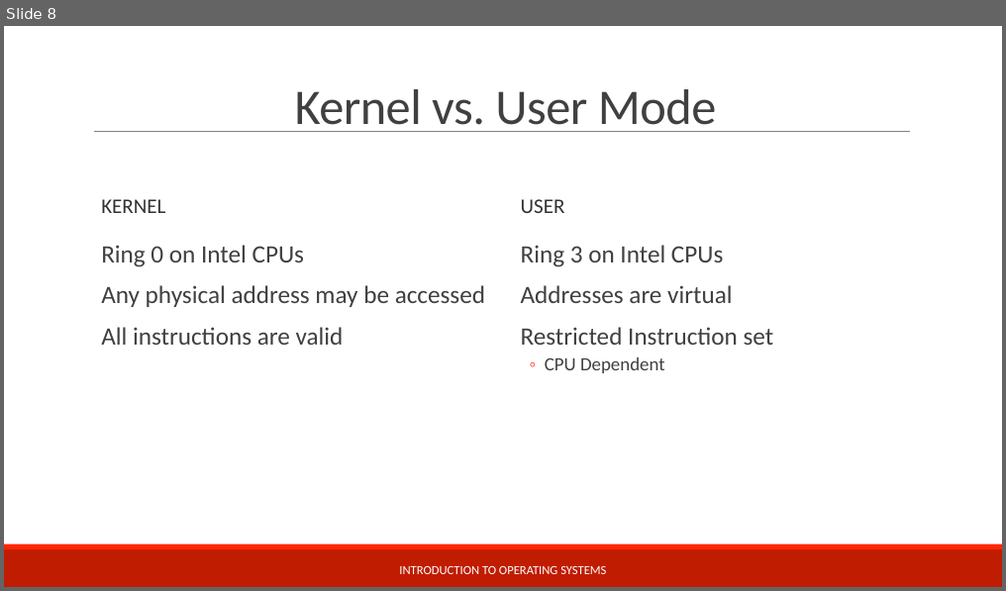
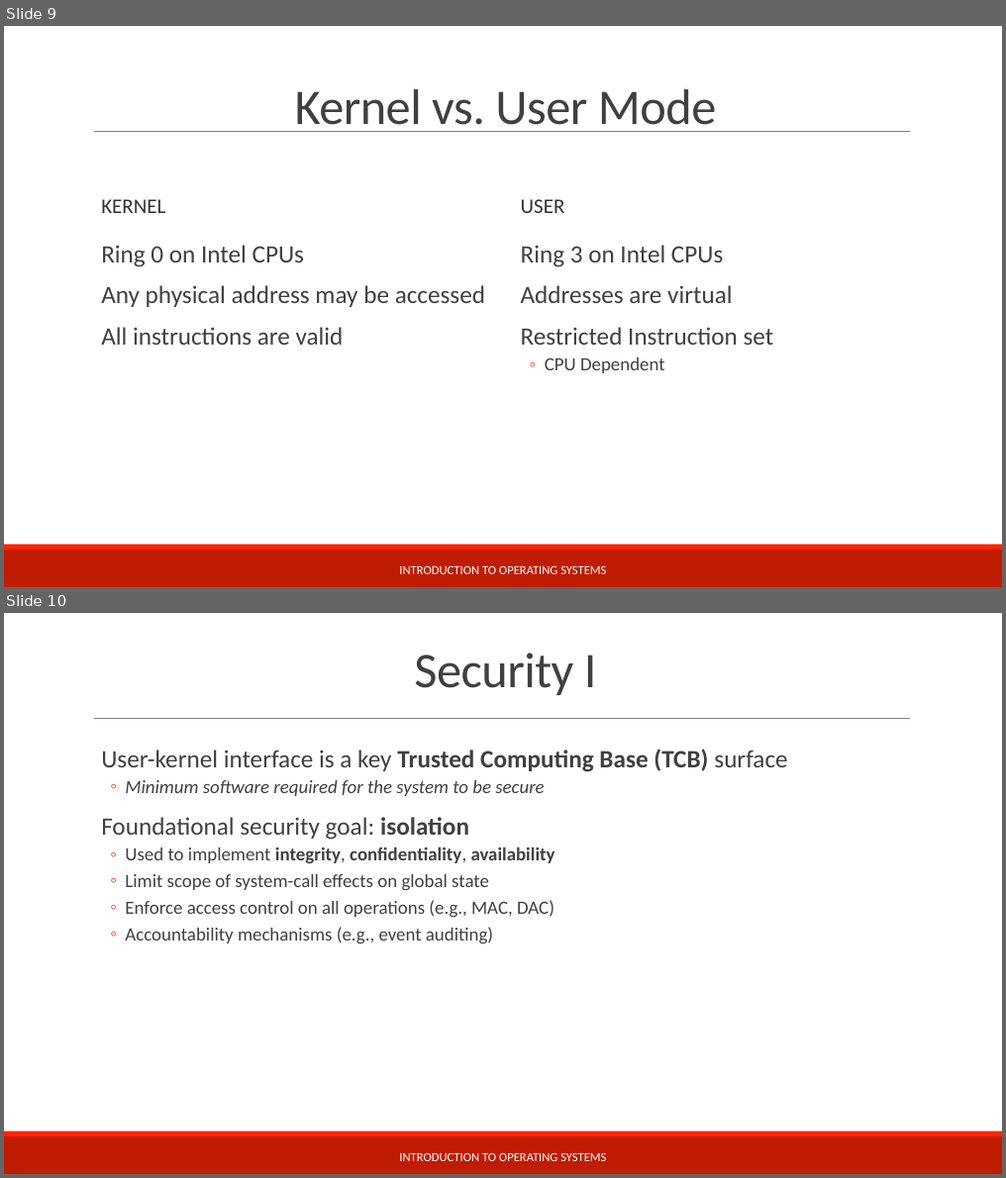
Before and after one commit to teachbsd/course, a slide deck: undergraduate/lectures/security.pptx. Shown one above the other, each under a label of ours: slide 8 before the commit, slides 9 and 10 after it. The pictures are 1006x591 and 1006x1178 pixels, drawn with LibreOffice and Linux fonts; fonts in the diff are those of the drawing; background and template pictures are left out. Boxes give left, top, right and bottom in pixels: in the first picture for what was removed or moved away, otherwise in the second. Text is boxed around its words. In the diff, an @@ line names an element or a change of style, - is before the commit and + after.

Commit message:
Continue the discussion of user vs. kernel mode in hardware

```diff
--- a/undergraduate/lectures/security.pptx
+++ b/undergraduate/lectures/security.pptx
@@ slide 10 added at <box>4,613,1002,1174</box>, background #FFFFFF; not listed: 3 template elements that a slide beside it also shows @@
@@ title added at <box>414,653,597,695</box>, 48 pt, text #404040 @@
+Security I
@@ text added at <box>101,749,787,944</box>, 18 pt, text #404040 @@
+  User-kernel interface is a key Trusted Computing Base (TCB) surface
+  ◦ Minimum software required for the system to be secure
+  Foundational security goal: isolation
+  ◦ Used to implement integrity, confidentiality, availability
+  ◦ Limit scope of system-call effects on global state
+  ◦ Enforce access control on all operations (e.g., MAC, DAC)
+  ◦ Accountability mechanisms (e.g., event auditing)
@@ text added at <box>399,1154,606,1161</box>, 12 pt, text #FFFFFF @@
+INTRODUCTION TO OPERATING SYSTEMS
@@ what was slide 8 is now slide 9 @@
```
Also in this commit, not shown: 2 slides changed, 6 other slides added.
